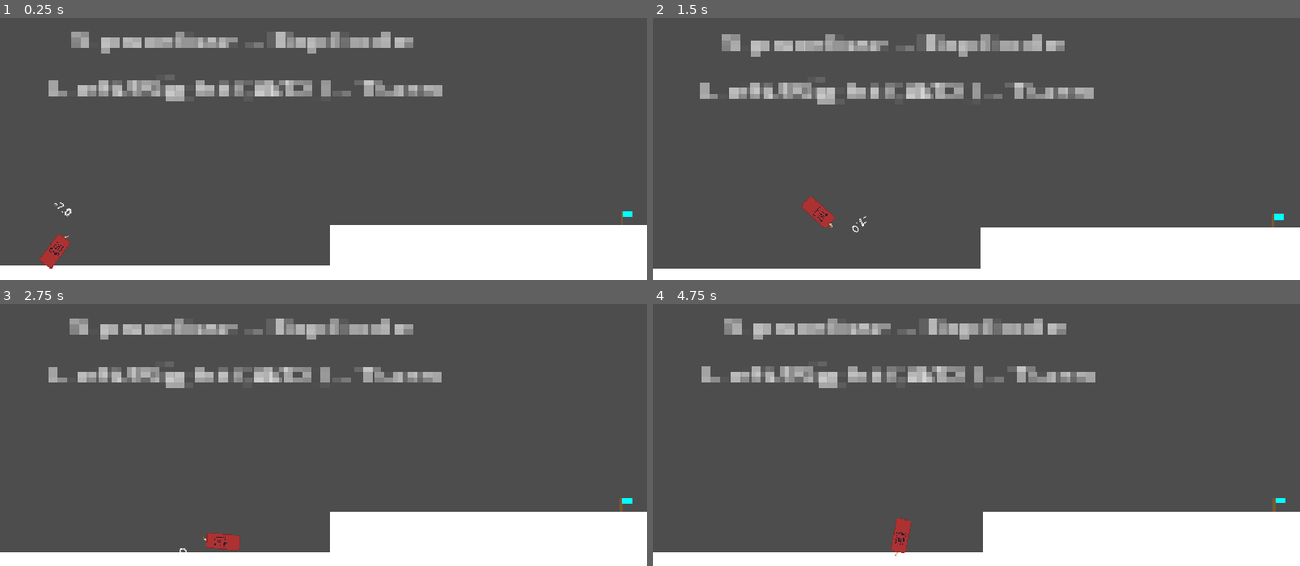
Above: before the commit, frames 1-4 (two rows, left to right).
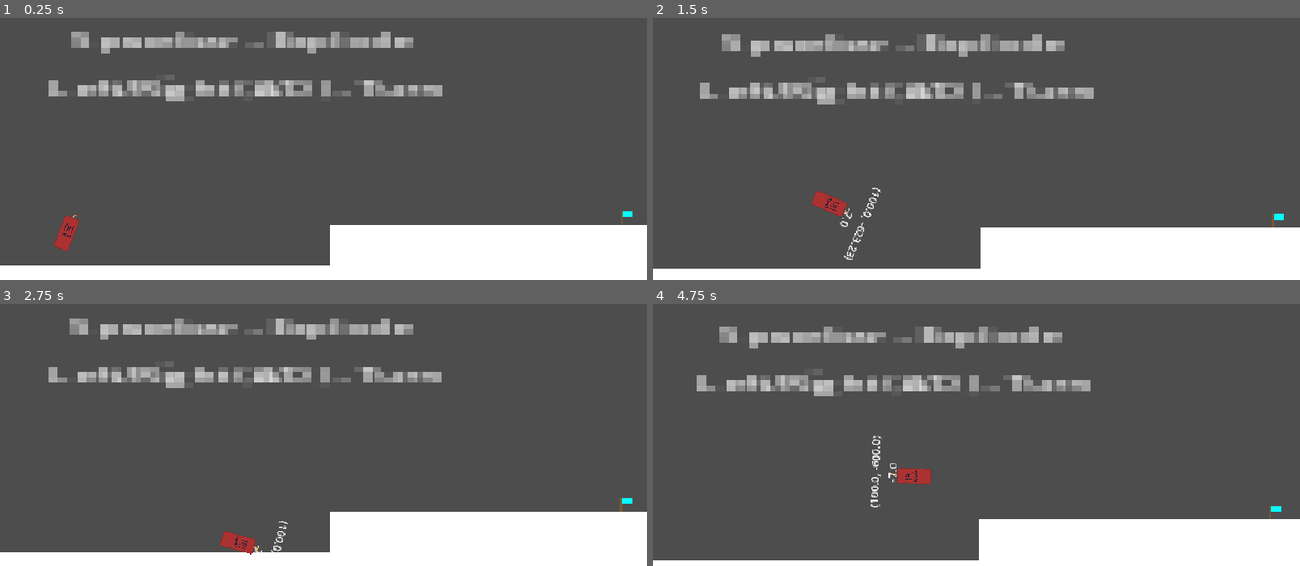
Above: after the commit, the same moments.

Repository: ilgalov/kamekadze
Game: Godot game, scene res://scene/game.tscn
Same seed, same stepped clock (60 frames per second), same inputs: the game is played once before the commit and once after it.
Inputs:
- Up to frame 1 (0.25 s): no input
- Up to frame 2 (1.5 s): tap Enter (ui_accept) at 0.5, 0.77 s; hold Right (ui_right) 0.53-1.28 s; hold Left (ui_left) from 1.28 s (still down)
- Up to frame 3 (2.75 s): tap Enter (ui_accept) at 1.52 s; release Left (ui_left) at 2.03 s; hold Right (ui_right) from 2.03 s (still down)
- Up to frame 4 (4.75 s): tap Enter (ui_accept) at 3.02, 3.77, 4.52 s; release Right (ui_right) at 3.53 s; hold Left (ui_left) from 3.53 s (still down)

The runs differ from the first frame. In frame 1, 0.5% of the frame differs, in the area x 6-13%, y 70-96%; in frame 2, 0.8%; in frame 3, 0.5%; in frame 4, 11%, in the area x 0-100%, y 5-98%.

Commit message:
add sector

Diff:
--- a/player/script/player_tnt.gd
+++ b/player/script/player_tnt.gd
@@ -22,7 +22,6 @@
 		$Camera2D.shake(0.2)
 		jump_count -= 1
 		$Label.text = str(Vector2(100 * xa, -600 * yu - no_gravity)) + "\n" + str($Boom.volume_db)
-	$Label.text = str($Boom.volume_db)
 	if Input.is_action_just_pressed("ui_accept") and jump_count <= 0 and !jump and $Timer_nohige.is_stopped():
 		jump = true
 		$Timer.start()
--- a/scene/game.tscn
+++ b/scene/game.tscn
@@ -52,10 +52,10 @@
 horizontal_alignment = 1
 
 [node name="Label7" type="Label" parent="." unique_id=346061262]
-offset_left = 4681.9995
-offset_top = 268.0
-offset_right = 4778.9995
-offset_bottom = 298.0
+offset_left = 4620.0
+offset_top = -69.99999
+offset_right = 4652.7905
+offset_bottom = -59.20336
 scale = Vector2(10.948557, 6.4835)
 theme_override_font_sizes/font_size = 5
 text = "Stubborn"
@@ -73,9 +73,9 @@
 position = Vector2(4314, 410)
 scale = Vector2(3.833605, 5.733091)
 
-[node name="Water9" parent="." unique_id=1339794915 instance=ExtResource("3_33cqm")]
-position = Vector2(5784, 445)
-scale = Vector2(3.833605, 5.733091)
+[node name="Water10" parent="." unique_id=1231889358 instance=ExtResource("3_33cqm")]
+position = Vector2(4893, 204)
+scale = Vector2(11.153615, 17.613092)
 
 [node name="Water7" parent="." unique_id=1336989648 instance=ExtResource("3_33cqm")]
 position = Vector2(2071, 410)
@@ -117,6 +117,11 @@
 [node name="StaticBody2D12" parent="." unique_id=882268384 instance=ExtResource("1_dbls1")]
 position = Vector2(4448, 168.00002)
 rotation = 6.2831855
+scale = Vector2(0.40448156, 11.195508)
+
+[node name="StaticBody2D13" parent="." unique_id=192101242 instance=ExtResource("1_dbls1")]
+position = Vector2(5777.0005, 168.00002)
+rotation = 6.2831855
 scale = Vector2(0.2340901, 9.33308)
 
 [node name="StaticBody2D11" parent="." unique_id=788011632 instance=ExtResource("1_dbls1")]
@@ -129,7 +134,7 @@
 scale = Vector2(0.2340901, 7.558594)
 
 [node name="player_tnt" parent="." unique_id=1480681120 instance=ExtResource("2_33cqm")]
-position = Vector2(81, 477.00003)
+position = Vector2(100.00006, 439.00003)
 rotation = 0.37347364
 
 [node name="SavePoint" parent="." unique_id=794719638 instance=ExtResource("4_xwcet")]
@@ -139,7 +144,7 @@
 position = Vector2(4180, 362)
 
 [node name="SavePoint5" parent="." unique_id=1022318570 instance=ExtResource("4_xwcet")]
-position = Vector2(5102, 519)
+position = Vector2(4462, 168)
 
 [node name="SavePoint3" parent="." unique_id=280241106 instance=ExtResource("4_xwcet")]
 position = Vector2(2025, 309)
